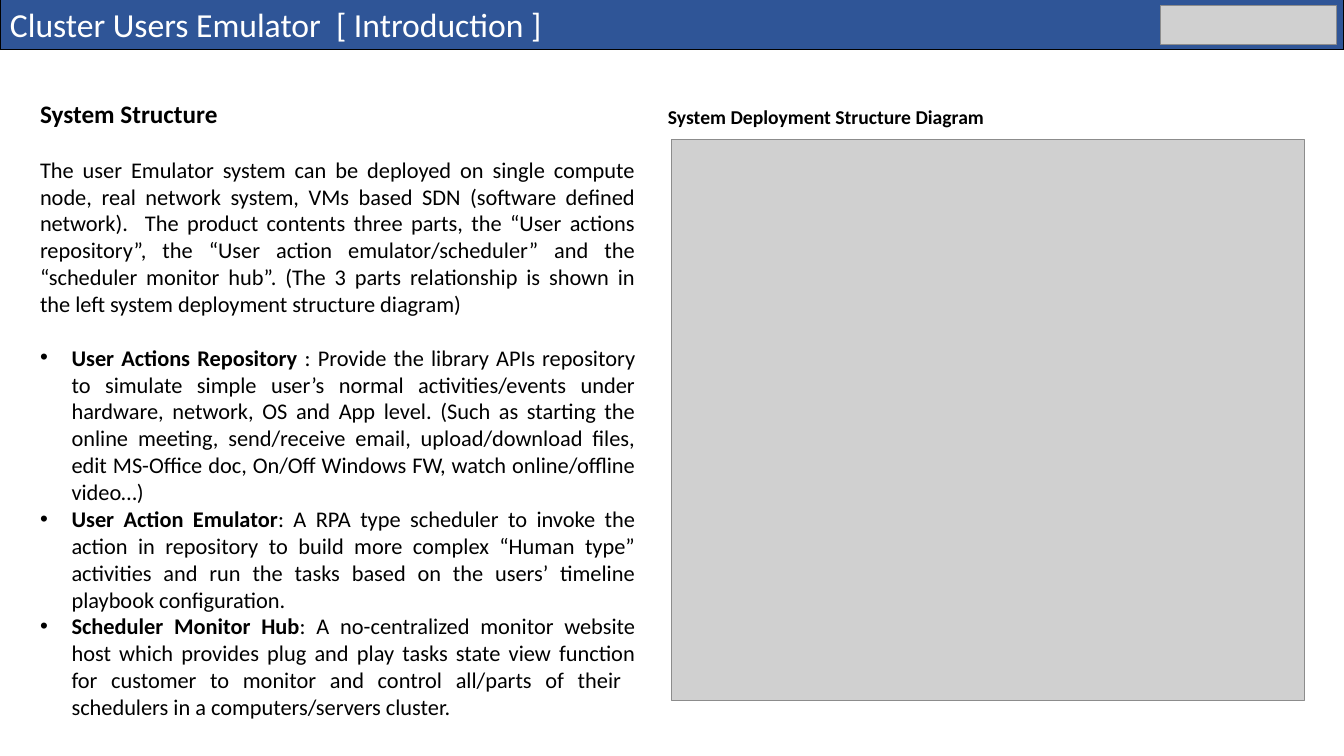
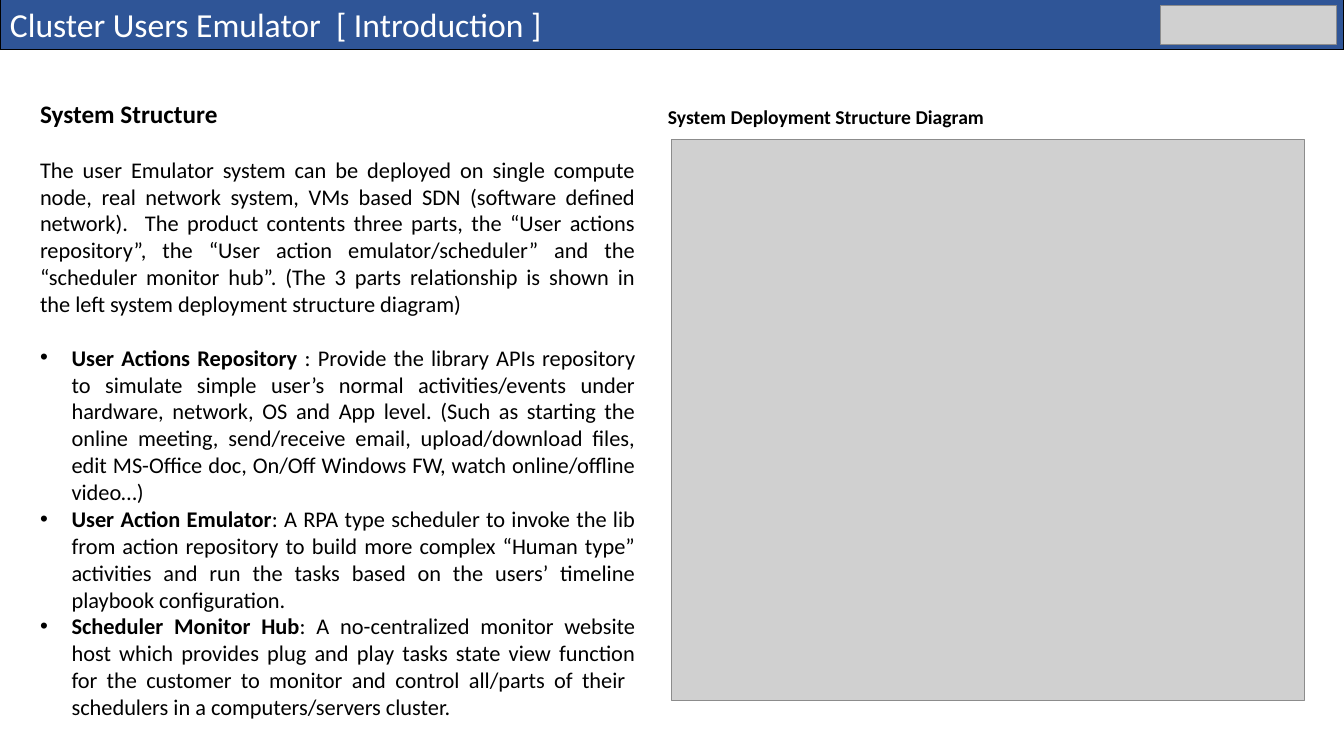
Before and after one commit to LiuYuancheng/Cluster_User_Emulation_System, a slide deck: slide 3 of doc/User_Action_Emulator_Design_Doc.pptx. Drawn at 1344x756 pixels with LibreOffice and Linux fonts; fonts in the diff are those of the drawing; grey boxes stand for pictures. Boxes give left, top, right and bottom in pixels: in the first picture for what was removed or moved away, otherwise in the second. Text is boxed around its words. In the diff, an @@ line names an element or a change of style, - is before the commit and + after.

```diff
--- a/doc/User_Action_Emulator_Design_Doc.pptx
+++ b/doc/User_Action_Emulator_Design_Doc.pptx
@@ text at bbox=[72, 511, 635, 719]: text changed @@
-• User Action Emulator: A RPA type scheduler to invoke the action in repository to build more complex “Human type” activities and run the tasks based on the users’ timeline playbook configuration.
-• Scheduler Monitor Hub: A no-centralized monitor website host which provides plug and play tasks state view function for customer to monitor and control all/parts of their schedulers in a computers/servers cluster.
+• User Action Emulator: A RPA type scheduler to invoke the lib from action repository to build more complex “Human type” activities and run the tasks based on the users’ timeline playbook configuration.
+• Scheduler Monitor Hub: A no-centralized monitor website host which provides plug and play tasks state view function for the customer to monitor and control all/parts of their schedulers in a computers/servers cluster.
```
Also in this commit, not shown: 6 other slides changed, 11 other files.
